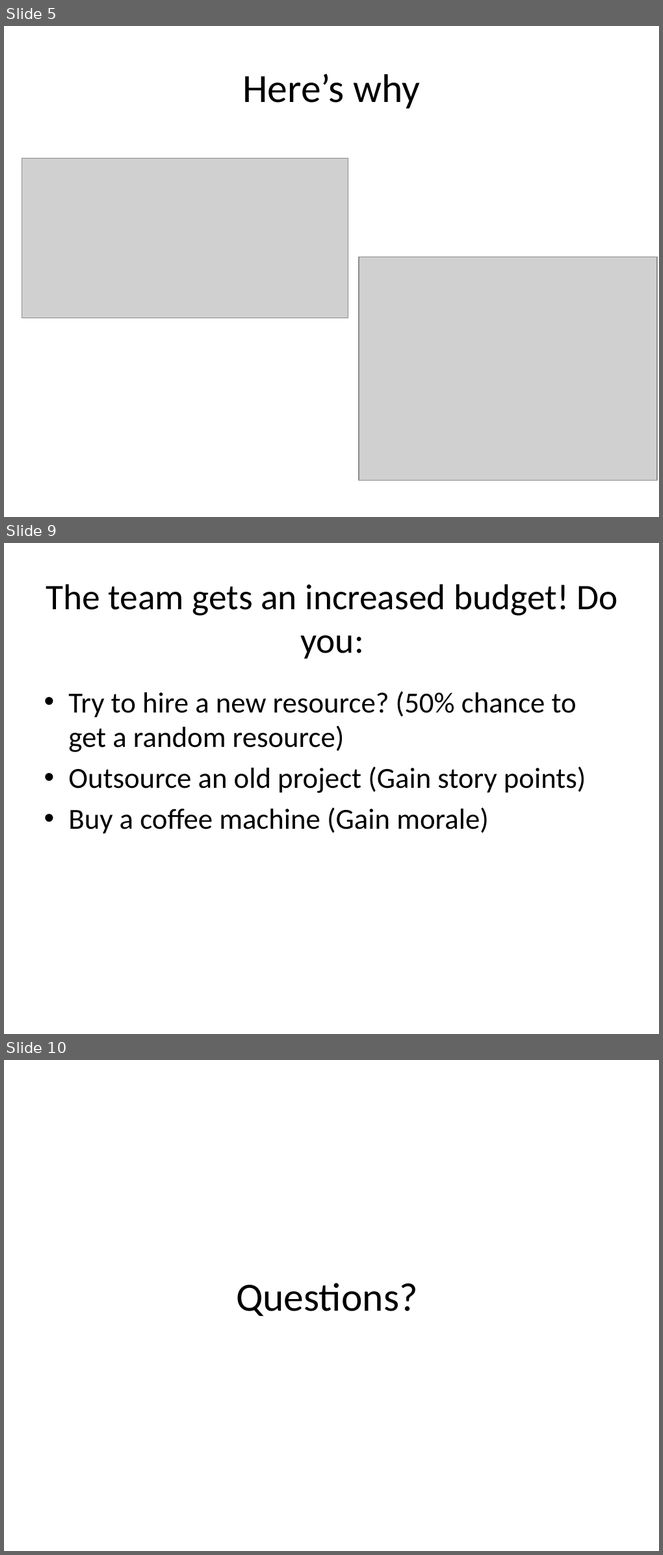
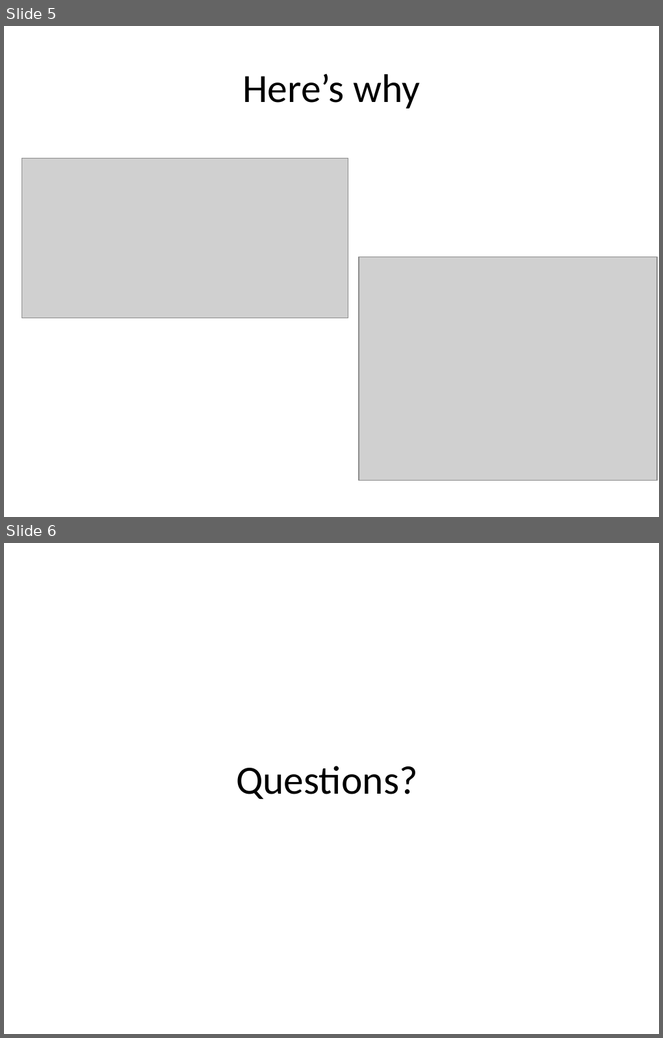
Before and after one commit to leohemsted/oregon_roadmap, a slide deck: Oregon Roadmap.pptx. Shown one above the other, each under a label of ours: slides 5, 9 and 10 before the commit, slides 5 and 6 after it; the slides between them are not shown. The pictures are 663x1555 and 663x1038 pixels, drawn with LibreOffice and Linux fonts; fonts in the diff are those of the drawing; grey boxes stand for pictures. Boxes give left, top, right and bottom in pixels: in the first picture for what was removed or moved away, otherwise in the second. Text is boxed around its words. In the diff, an @@ line names an element or a change of style, - is before the commit and + after.

Commit message:
Updating ppt

```diff
--- a/Oregon Roadmap.pptx
+++ b/Oregon Roadmap.pptx
@@ slide 9 removed at bbox=[4, 543, 659, 1034], background #FFFFFF @@
@@ title removed at bbox=[46, 584, 618, 659] @@
-The team gets an increased budget! Do you:
@@ text removed at bbox=[68, 691, 586, 834] @@
-• Try to hire a new resource? (50% chance to get a random resource)
-• Outsource an old project (Gain story points)
-• Buy a coffee machine (Gain morale)
@@ what was slide 10 is now slide 6 @@
```
Also in this commit, not shown: 3 other slides removed.
